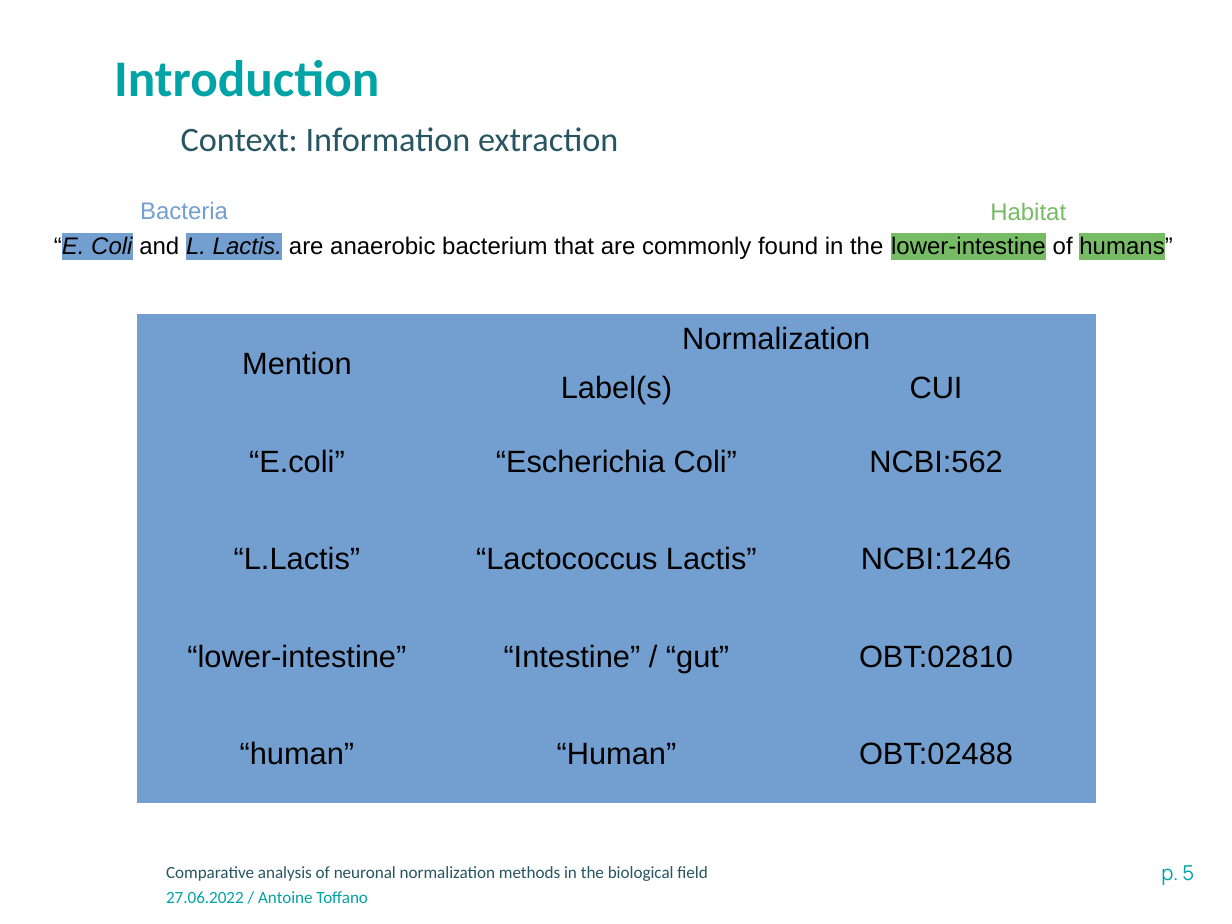
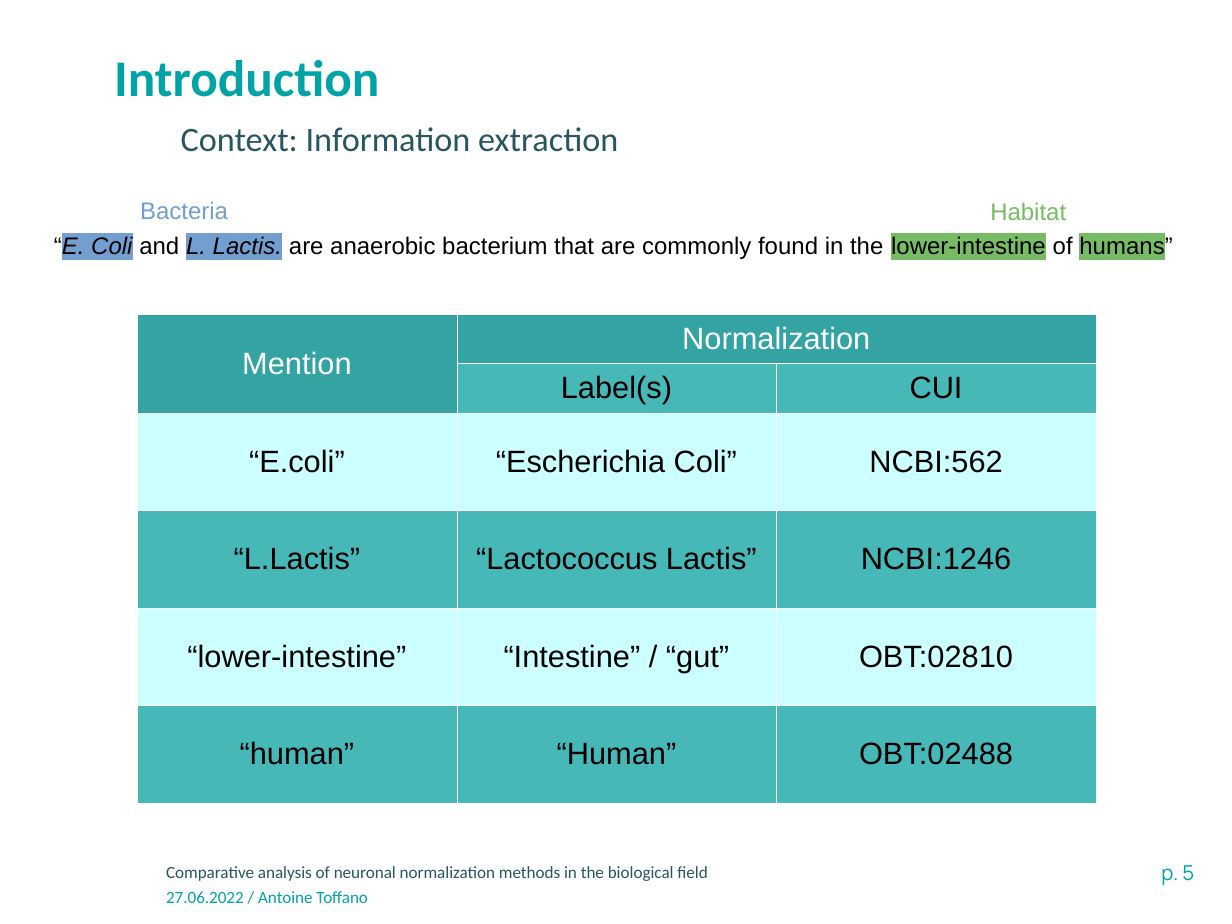
Before and after one commit to atoffano/entity-norm, a slide deck: slide 5 of Presentation-INRAE-format classique.odp. Drawn at 1232x924 pixels with LibreOffice and Linux fonts; fonts in the diff are those of the drawing; background and template pictures are left out. Boxes give left, top, right and bottom in pixels: in the first picture for what was removed or moved away, otherwise in the second. Text is boxed around its words. In the diff, an @@ line names an element or a change of style, - is before the commit and + after.

```diff
--- a/Presentation-INRAE-format classique.odp
+++ b/Presentation-INRAE-format classique.odp
@@ table at bbox=[137, 314, 1095, 800] @@
@@ fill #729FCF to #33A3A3 in 2 cells @@
@@ fill #729FCF to #47B8B8 in 8 cells @@
@@ fill #729FCF to #CCFFFF in 6 cells @@
@@ text colour #000000 to #FFFFFF in "Mention", "Normalization" @@
@@ borders changed @@
```
Also in this commit, not shown: 3 other slides changed, 2 other files.
